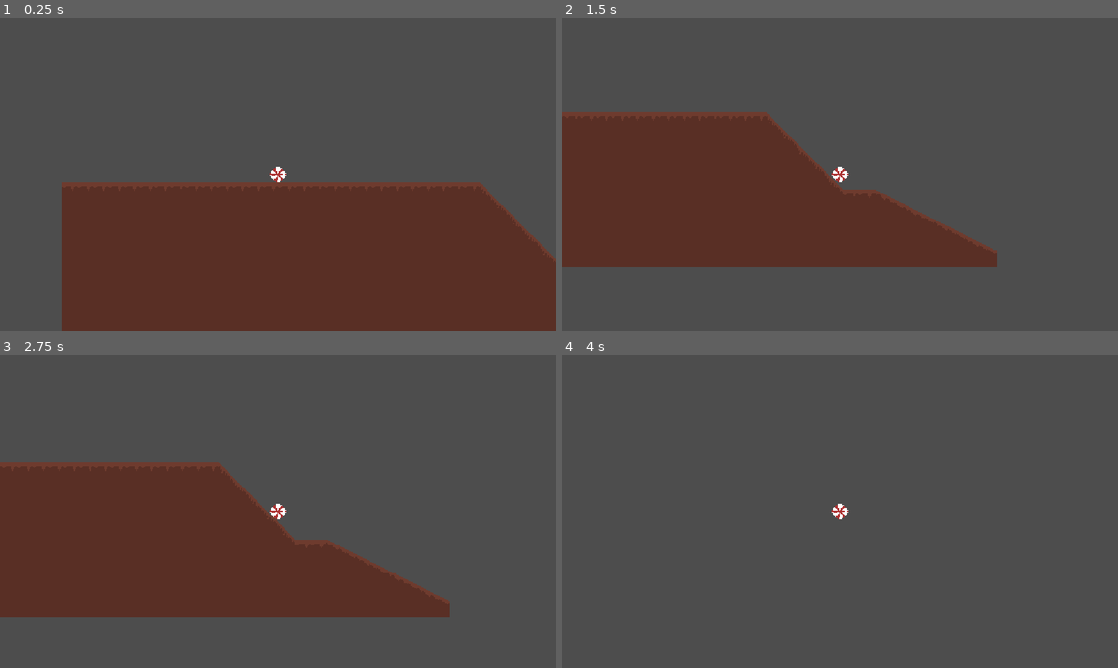
Above: before the commit, frames 1-4 (two rows, left to right).
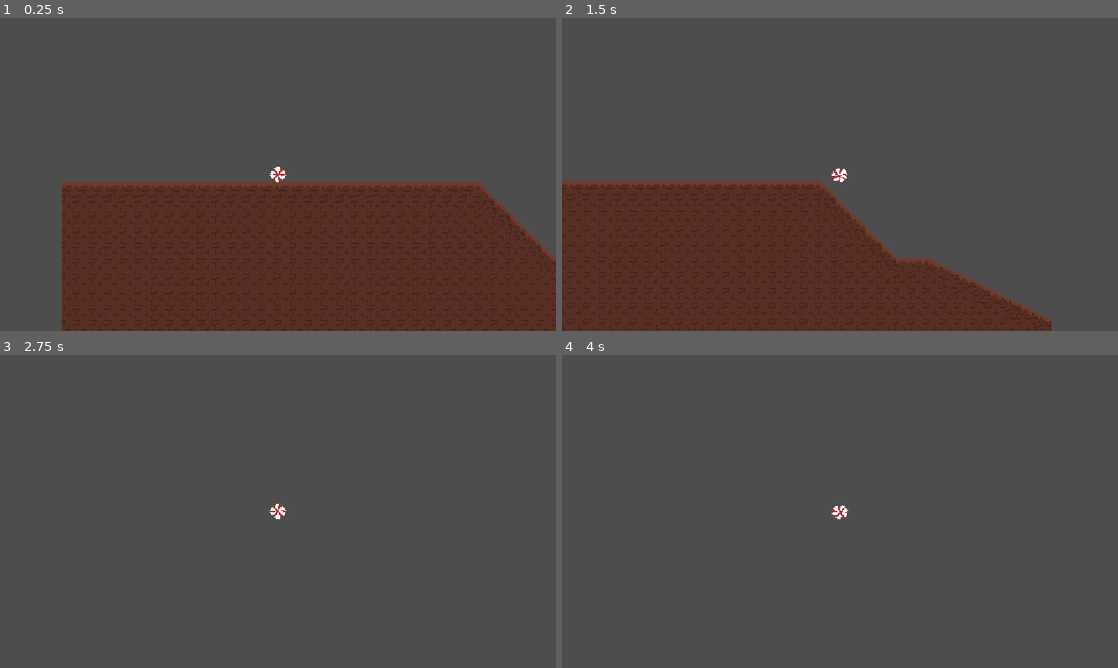
Above: after the commit, the same moments.

Repository: ObedH/peppermint-roll
Game: Godot game, scene res://levels/level_base.tscn
The game is run twice, just before and just after one commit, with the same random seed, the same clock (stepped at 60 frames per second) and the same inputs.
Inputs (mouse positions are in pixels of both pictures, inside the frame that each line leads up to):
- Up to frame 1 (0.25 s): no input
- Up to frame 2 (1.5 s): tap Enter (ui_accept) at 0.5, 0.77 s; move the mouse to (962, 158) at 0.52 s; hold Right (ui_right) from 0.53 s (still down); tap Alt at 0.6 s; click (962, 158) at 0.67 s; move the mouse to (728, 190) at 1.27 s; tap Shift at 1.35 s
- Up to frame 3 (2.75 s): tap Enter (ui_accept) at 1.52 s; move the mouse to (333, 442) at 2.02 s; release Right (ui_right) at 2.03 s; hold Left (ui_left) from 2.03 s (still down); tap Alt at 2.1 s
- Up to frame 4 (4 s): move the mouse to (812, 574) at 2.77 s; release Left (ui_left) at 2.78 s; hold Right (ui_right) from 2.78 s (still down); tap Shift at 2.85 s; click (812, 574) at 2.92 s; tap Enter (ui_accept) at 3.02, 3.77 s; move the mouse to (1006, 558) at 3.52 s; tap Alt at 3.6 s

The runs differ from the first frame. In frame 1, less than 0.1% of the frame differs, in the area x 48-98%, y 48-76%; in frame 2, 29%, in the area x 0-88%, y 30-100%; in frame 3, 29%; in frame 4, less than 0.1%.

Commit message:
Improved the tileset and made better player movement

Diff:
--- a/player/player.gd
+++ b/player/player.gd
@@ -2,16 +2,25 @@
 extends CharacterBody2D
 
 
-const SPEED = 300.0
-const JUMP_VELOCITY = -400.0
+const SPEED = 500.0
+const JUMP_VELOCITY = -500.0
+const GRAVITY = 2000
+const FRICTION = 800
+const ACCELERATION = 500
+const MAX_HEALTH = 100
+
+var health: float
 
 @onready var sprite: AnimatedSprite2D = $AnimatedSprite2D
 
 
+func _ready() -> void:
+	health = MAX_HEALTH
+
 func _physics_process(delta: float) -> void:
 	# Add the gravity.
 	if not is_on_floor():
-		velocity += get_gravity() * delta
+		velocity += Vector2.DOWN * GRAVITY * delta
 
 	# Handle jump.
 	if Input.is_action_just_pressed("ui_accept") and is_on_floor():
@@ -21,8 +30,24 @@
 	# As good practice, you should replace UI actions with custom gameplay actions.
 	var direction := Input.get_axis("ui_left", "ui_right")
 	if direction:
-		velocity.x = direction * SPEED
+		velocity.x = move_toward(velocity.x, direction * SPEED, ACCELERATION * delta)
 	else:
-		velocity.x = move_toward(velocity.x, 0, SPEED)
+		velocity.x = move_toward(velocity.x, 0, FRICTION * delta)
 
 	move_and_slide()
+
+	if velocity.x > 0.0001:
+		sprite.flip_h = false
+	elif velocity.x < 0.0001:
+		sprite.flip_h = true
+
+	if abs(velocity.x) < 0.0001:
+		sprite.play("default")
+	else:
+		sprite.play("roll")
+
+
+func _on_hurt_box_body_entered(body: Node2D) -> void:
+	health -= 10
+	if health < 0:
+		get_tree().change_scene_to_file("res://scenes/gameover.tscn")
--- a/player/player.tscn
+++ b/player/player.tscn
@@ -50,28 +50,28 @@
 "speed": 5.0
 }, {
 "frames": [{
-"duration": 1.0,
+"duration": 0.3,
 "texture": SubResource("AtlasTexture_g1dw6")
 }, {
-"duration": 1.0,
+"duration": 0.3,
 "texture": SubResource("AtlasTexture_yw30f")
 }, {
-"duration": 1.0,
+"duration": 0.3,
 "texture": SubResource("AtlasTexture_qjkh3")
 }, {
-"duration": 1.0,
+"duration": 0.3,
 "texture": SubResource("AtlasTexture_g6k8r")
 }, {
-"duration": 1.0,
+"duration": 0.3,
 "texture": SubResource("AtlasTexture_boad6")
 }, {
-"duration": 1.0,
+"duration": 0.3,
 "texture": SubResource("AtlasTexture_rgyib")
 }, {
-"duration": 1.0,
+"duration": 0.3,
 "texture": SubResource("AtlasTexture_hg6s5")
 }, {
-"duration": 1.0,
+"duration": 0.3,
 "texture": SubResource("AtlasTexture_8t03j")
 }],
 "loop": 1,
@@ -80,6 +80,9 @@
 }]
 
 [sub_resource type="CircleShape2D" id="CircleShape2D_rkbax"]
+radius = 8.0
+
+[sub_resource type="CircleShape2D" id="CircleShape2D_e7wlo"]
 radius = 8.0
 
 [node name="Player" type="CharacterBody2D" unique_id=615703194]
@@ -99,3 +102,12 @@
 
 [node name="Camera2D" type="Camera2D" parent="." unique_id=460610346]
 zoom = Vector2(2, 2)
+
+[node name="HurtBox" type="Area2D" parent="." unique_id=482028643]
+collision_layer = 16
+collision_mask = 8
+
+[node name="CollisionShape2D" type="CollisionShape2D" parent="HurtBox" unique_id=407428630]
+shape = SubResource("CircleShape2D_e7wlo")
+
+[connection signal="body_entered" from="HurtBox" to="." method="_on_hurt_box_body_entered"]
--- /dev/null
+++ b/scenes/gameover.tscn
@@ -0,0 +1,3 @@
+[gd_scene format=3 uid="uid://bwoqqs3pj6w77"]
+
+[node name="Gameover" type="Node2D" unique_id=1620357457]
Binary file changed: levels/tileset.png
